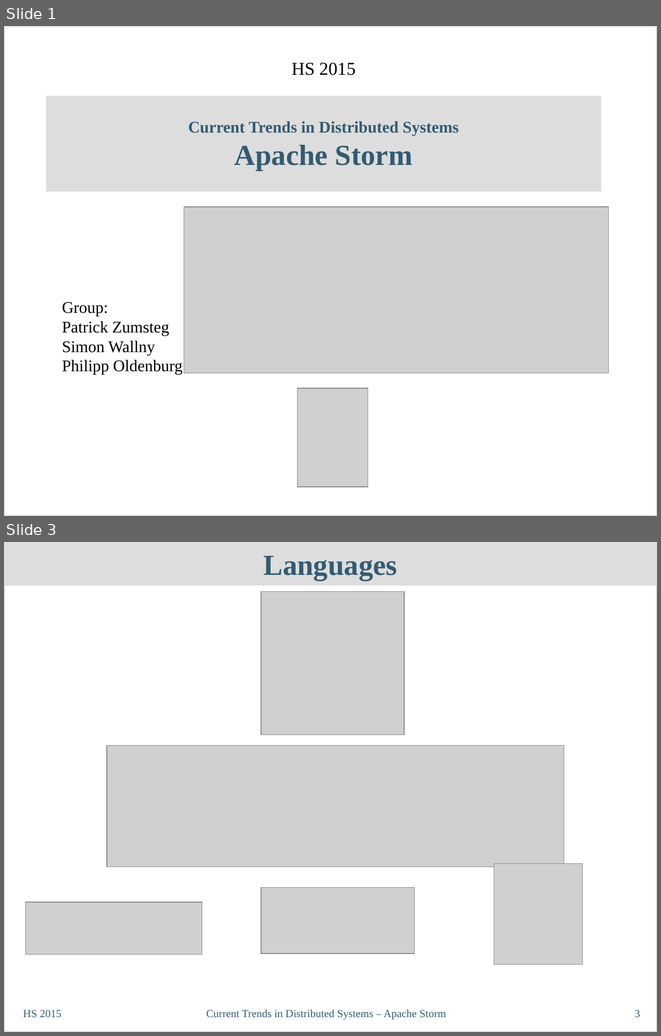
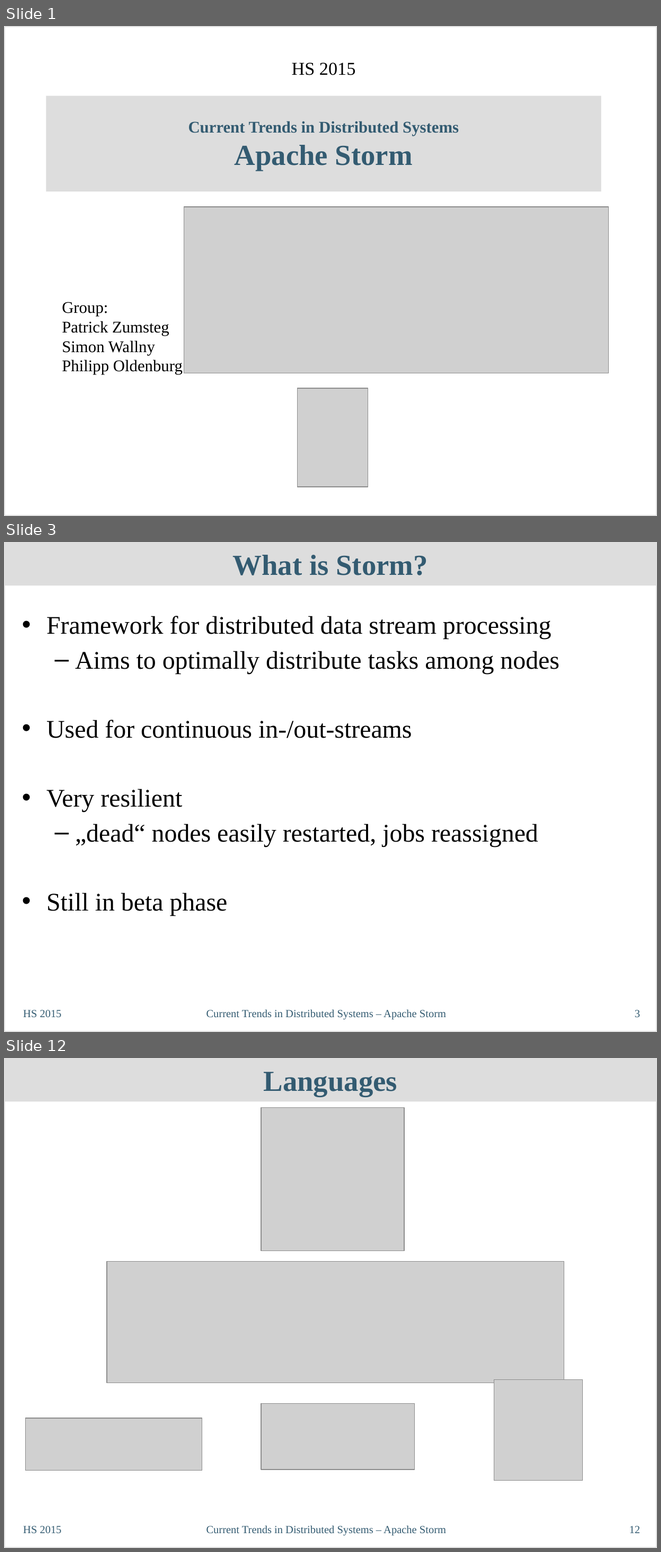
Before and after one commit to philipp-oldenburg/ctds-storm, a slide deck: Storm-Referat/CT-Präsentation - Final.odp. Shown one above the other, each under a label of ours: slides 1 and 3 before the commit, slides 1, 3 and 12 after it; the slides between them are not shown. The pictures are 661x1036 and 661x1552 pixels, drawn with LibreOffice and Linux fonts; fonts in the diff are those of the drawing; grey boxes stand for pictures. Boxes give left, top, right and bottom in pixels: in the first picture for what was removed or moved away, otherwise in the second. Text is boxed around its words. In the diff, an @@ line names an element or a change of style, - is before the commit and + after.

```diff
--- a/Storm-Referat/CT-Präsentation - Final.odp
+++ b/Storm-Referat/CT-Präsentation - Final.odp
@@ slide 3 added at (4, 542, 657, 1032), background #FFFFFF; not listed: 1 template element that a slide beside it also shows @@
@@ title added at (4, 542, 657, 586), fill #DDDDDD, 32 pt, text #335B71, bold @@
+What is Storm?
@@ text added at (46, 616, 559, 916), 28 pt, text #000000 @@
+• Framework for distributed data stream processing
+  – Aims to optimally distribute tasks among nodes
+• Used for continuous in-/out-streams
+• Very resilient
+  – „dead“ nodes easily restarted, jobs reassigned
+• Still in beta phase
@@ text added at (23, 1009, 62, 1017), 12 pt, text #335B71 @@
+HS 2015
@@ text added at (206, 1009, 446, 1020), 12 pt, text #335B71 @@
+Current Trends in Distributed Systems – Apache Storm
@@ page number added at (635, 1009, 640, 1017), 12 pt, text #335B71 @@
+3
@@ what was slide 3 is now slide 12 @@
@@ page number at (629, 1525, 640, 1533): text changed @@
-3
+12
```
Also in this commit, not shown: 2 slides changed, 8 other slides added.
